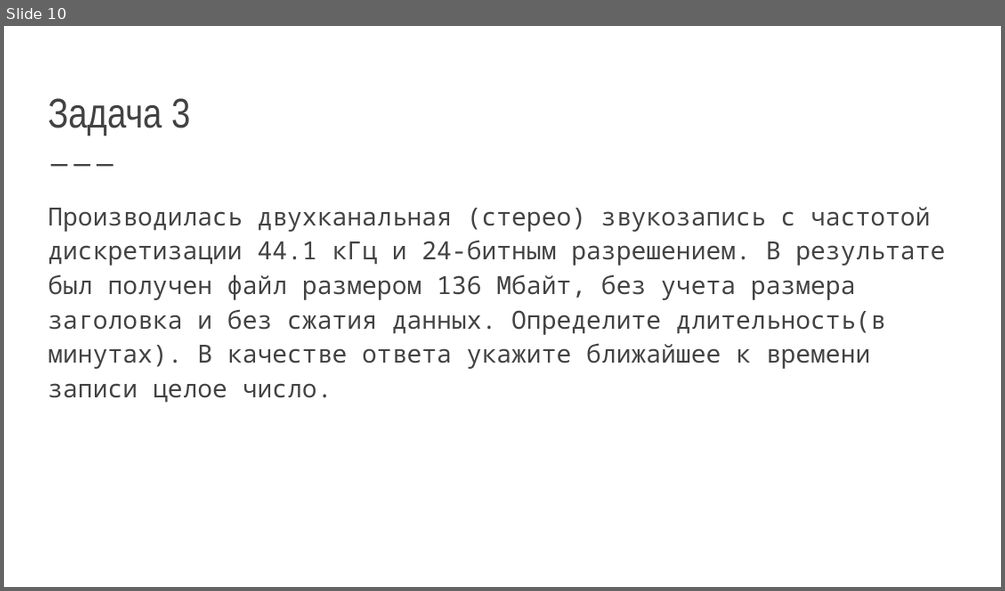
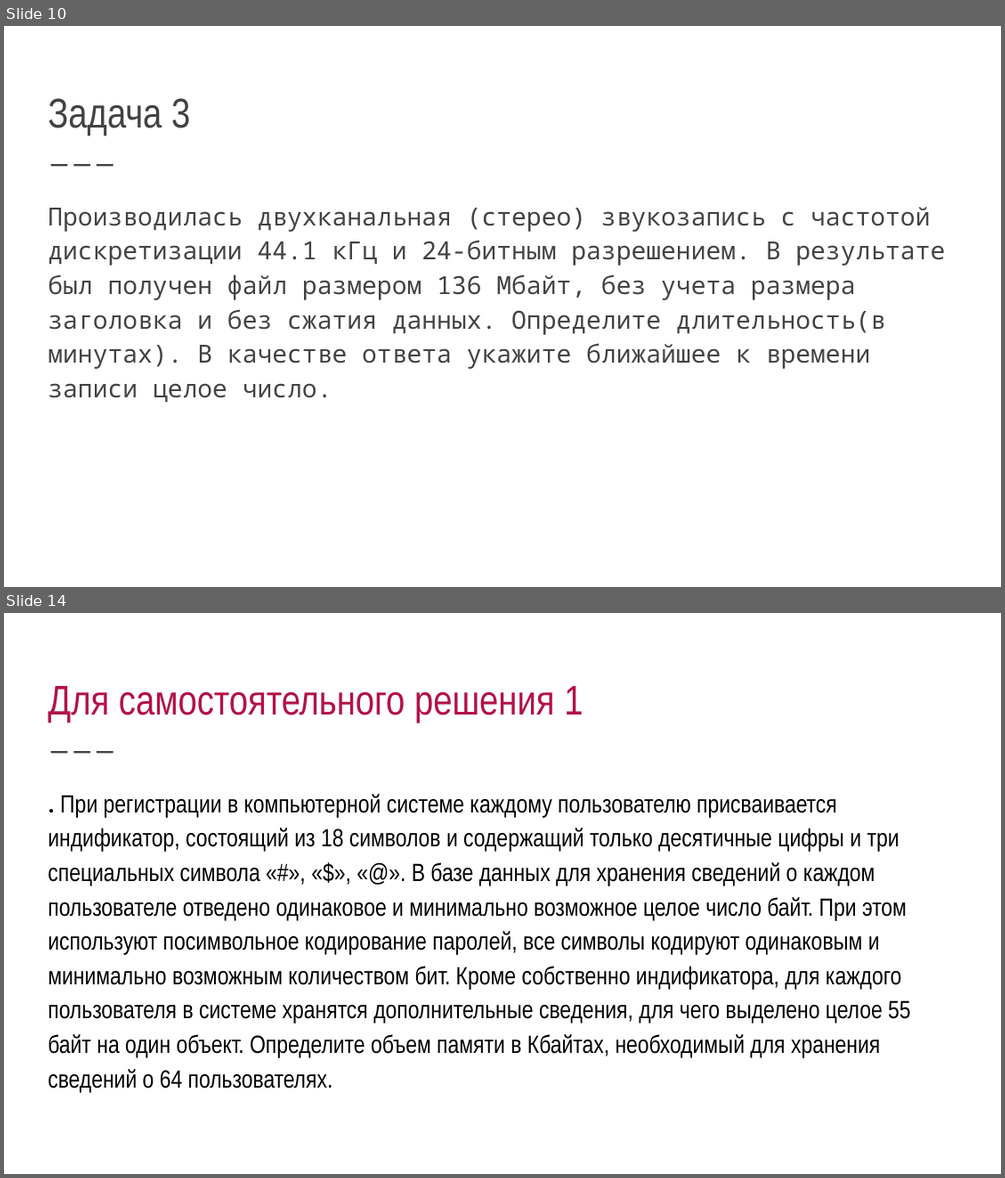
Before and after one commit to EPostanogova/1561_for_students, a slide deck: конспекты к задачам егэ/Простые вычисления.pptx. Shown one above the other, each under a label of ours: slide 10 before the commit, slides 10 and 14 after it; the slides between them are not shown. The pictures are 1005x591 and 1005x1178 pixels, drawn with LibreOffice and Linux fonts; fonts in the diff are those of the drawing. Boxes give left, top, right and bottom in pixels: in the first picture for what was removed or moved away, otherwise in the second. Text is boxed around its words. In the diff, an @@ line names an element or a change of style, - is before the commit and + after.

```diff
--- a/конспекты к задачам егэ/Простые вычисления.pptx
+++ b/конспекты к задачам егэ/Простые вычисления.pptx
@@ slide 14 added at (4, 613, 1001, 1174), background #FFFFFF; not listed: 1 template element that a slide beside it also shows @@
@@ title added at (48, 686, 582, 723), 30 pt, text #B31149 @@
+Для самостоятельного решения 1
@@ text added at (48, 794, 911, 1092), 18 pt, text #000000 @@
+. При регистрации в компьютерной системе каждому пользователю присваивается индификатор, состоящий из 18 символов и содержащий только десятичные цифры и три специальных символа «#», «$», «@». В базе данных для хранения сведений о каждом пользователе отведено одинаковое и минимально возможное целое число байт. При этом используют посимвольное кодирование паролей, все символы кодируют одинаковым и минимально возможным количеством бит. Кроме собственно индификатора, для каждого пользователя в системе хранятся дополнительные сведения, для чего выделено целое 55 байт на один объект. Определите объем памяти в Кбайтах, необходимый для хранения сведений о 64 пользователях.
```
Also in this commit, not shown: 7 other slides changed, 8 other slides added.
